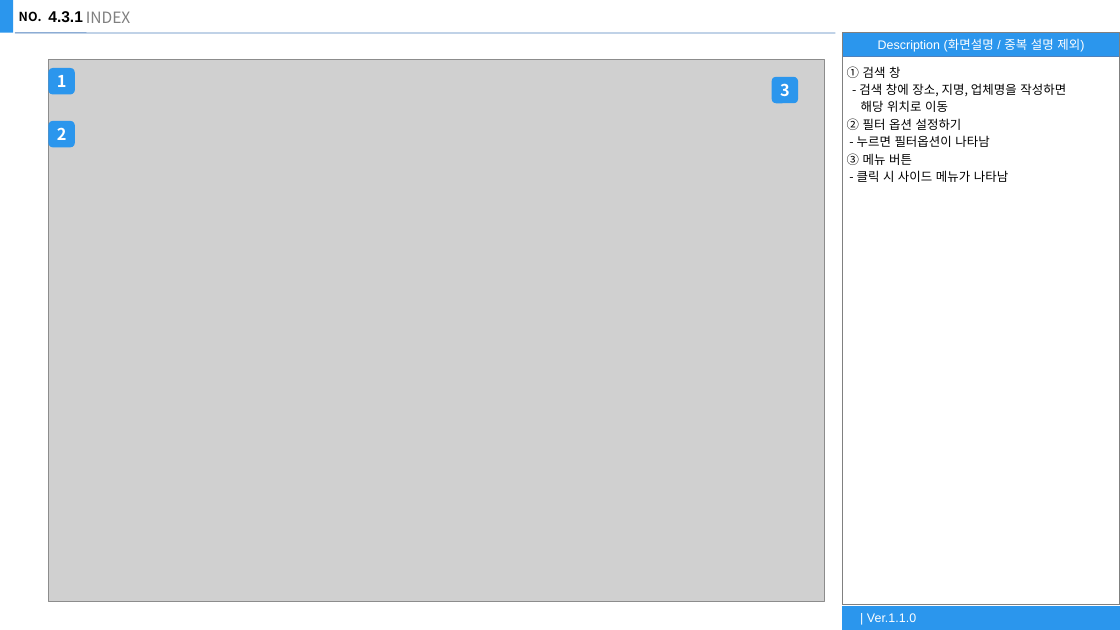
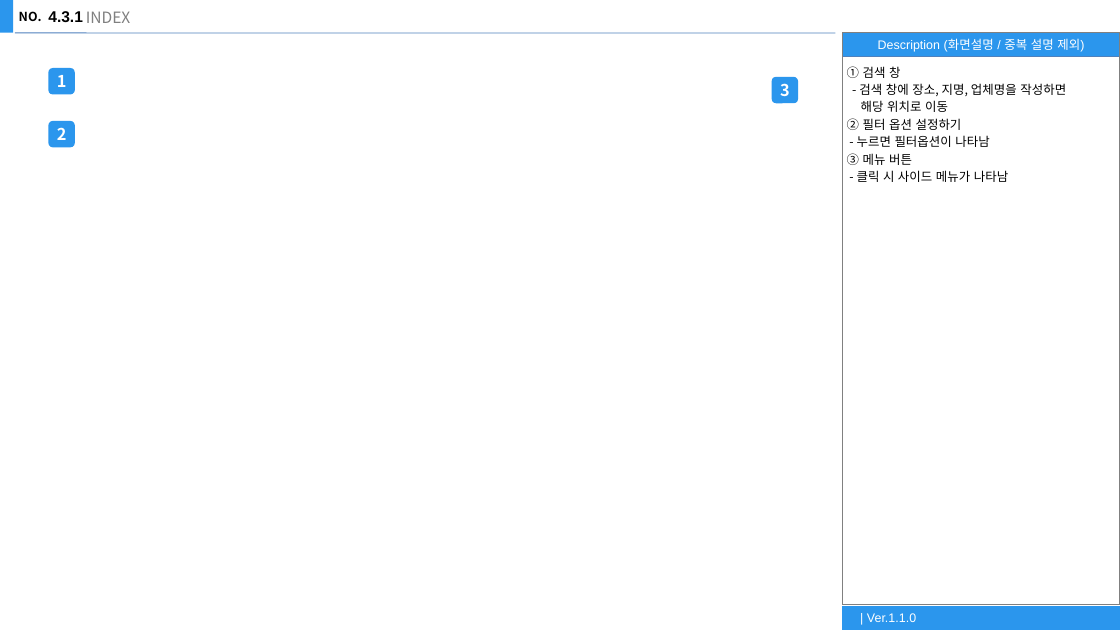
Before and after one commit to YuYoHan/project_study02, a slide deck: slide 12 of storyboard.pptx. Drawn at 1120x630 pixels with LibreOffice and Linux fonts; fonts in the diff are those of the drawing; grey boxes stand for pictures. Boxes give left, top, right and bottom in pixels: in the first picture for what was removed or moved away, otherwise in the second. Text is boxed around its words. In the diff, an @@ line names an element or a change of style, - is before the commit and + after.

```diff
--- a/storyboard.pptx
+++ b/storyboard.pptx
@@ picture removed at (48, 59, 824, 601) @@
```
Also in this commit, not shown: 7 other slides changed, 2 other files.
